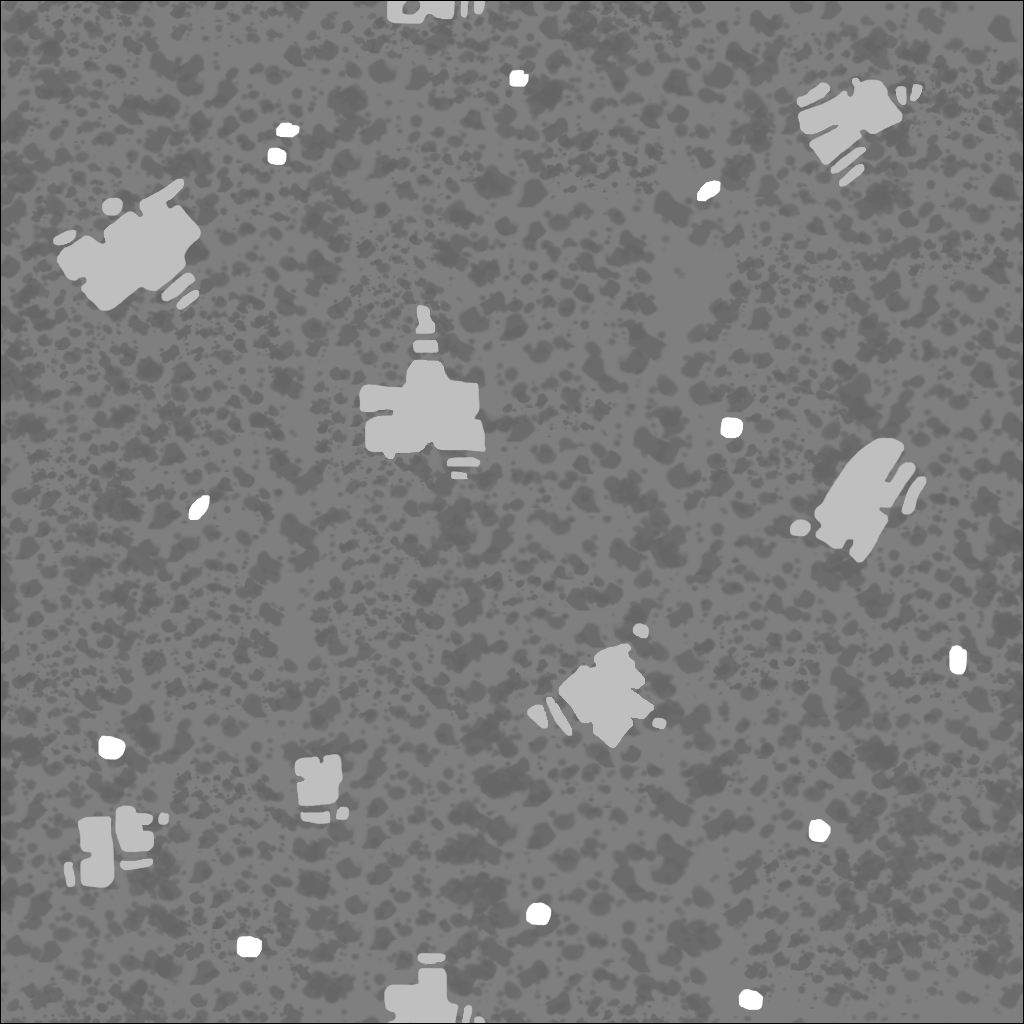
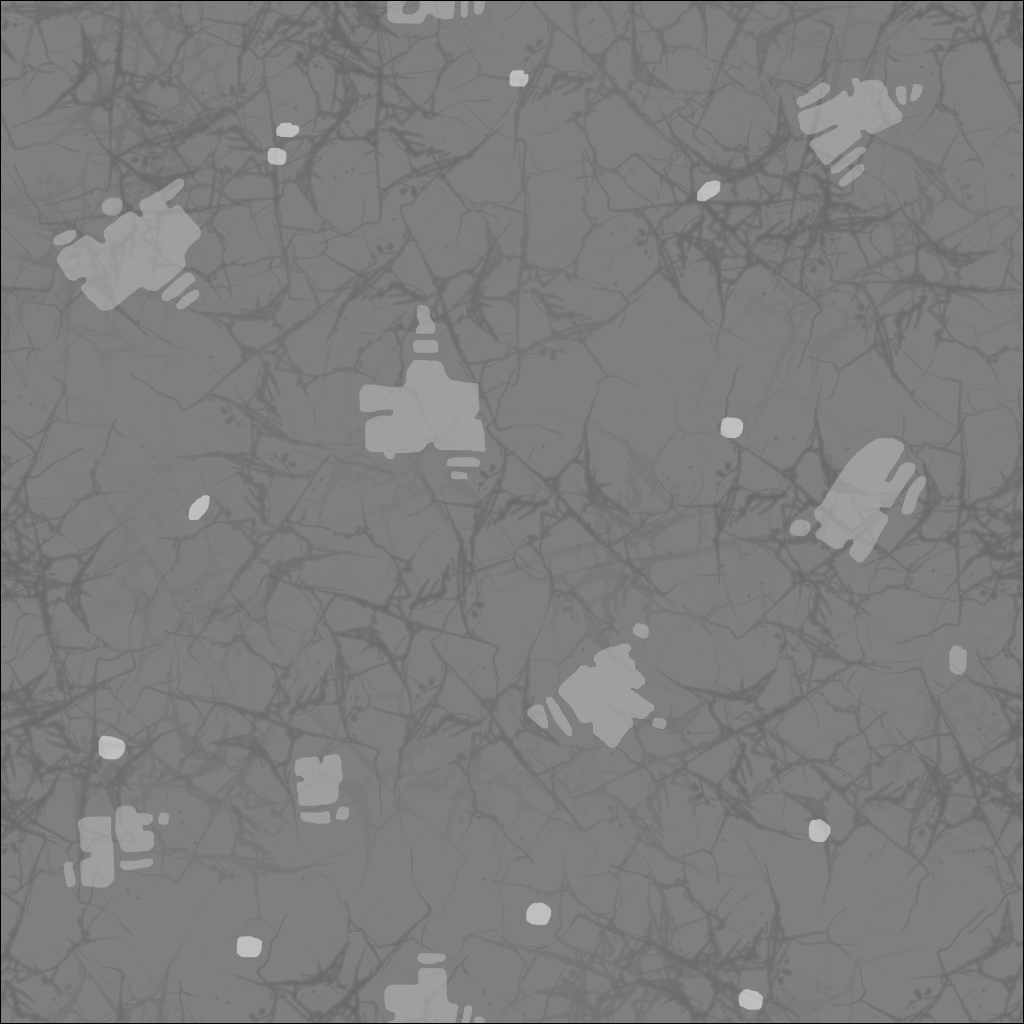
Before/after of a 1024 × 1024 layered artwork. What changed in the layer stack:
painted on "Frame" over [1, 1, 1023, 1023]
painted on "Light" over [1, 1, 1023, 1023]
painted on "Light2" over [1, 1, 1023, 1023]
added layer "Calque de dessin 1 (collé)" above "Background" over [1, 1, 1023, 1023]
painted on "Background" over [1, 1, 1023, 1023]
